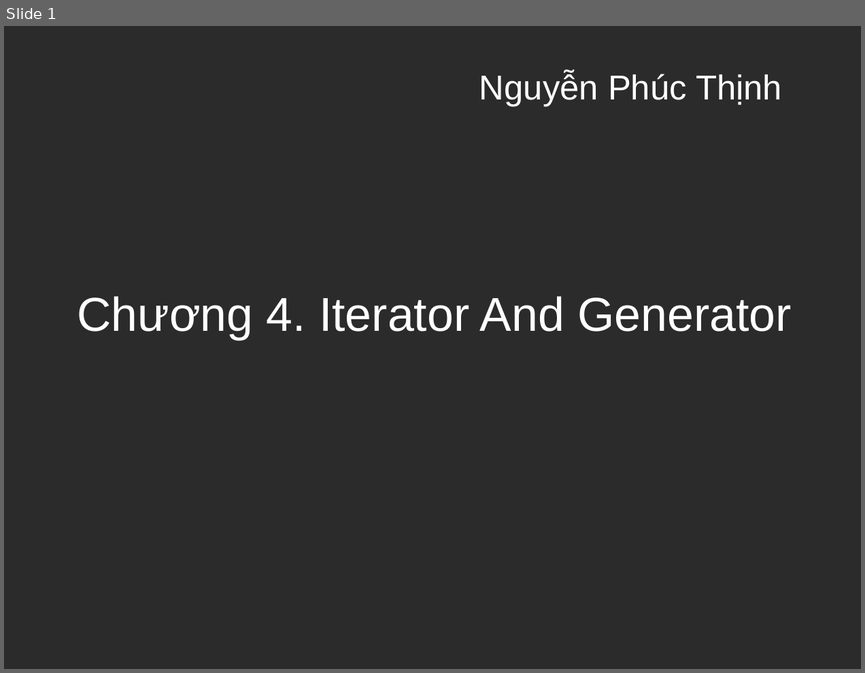
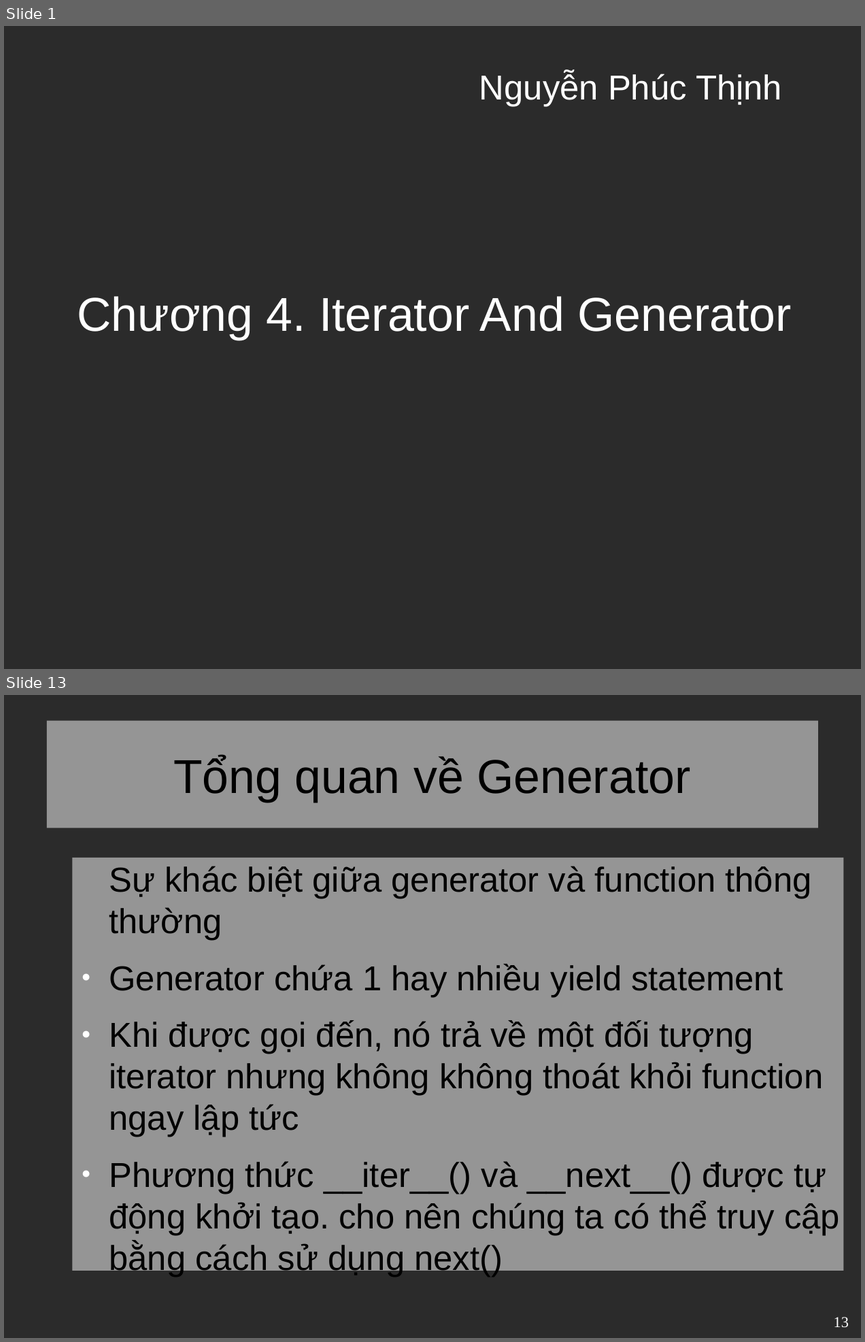
Before and after one commit to VitBomm/presentation, a slide deck: pre.odp. Shown one above the other, each under a label of ours: slide 1 before the commit, slides 1 and 13 after it; the slides between them are not shown. The pictures are 865x673 and 865x1342 pixels, drawn with LibreOffice and Linux fonts; fonts in the diff are those of the drawing; background and template pictures are left out; a plain dark background stands for a picture behind light text. Boxes give left, top, right and bottom in pixels: in the first picture for what was removed or moved away, otherwise in the second. Text is boxed around its words. In the diff, an @@ line names an element or a change of style, - is before the commit and + after.

```diff
--- a/pre.odp
+++ b/pre.odp
@@ slide 13 added at <box>4,695,861,1338</box>, background picture (left out) @@
@@ title added at <box>47,721,818,828</box>, fill #FFFFFF at 50% opacity, 44 pt, text #000000 @@
+Tổng quan về Generator
@@ text added at <box>73,858,844,1270</box>, fill #FFFFFF at 50% opacity, 32 pt, text #000000 @@
+Sự khác biệt giữa generator và function thông thường
+● Generator chứa 1 hay nhiều yield statement
+● Khi được gọi đến, nó trả về một đối tượng iterator nhưng không không thoát khỏi function ngay lập tức
+● Phương thức __iter__() và __next__() được tự động khởi tạo. cho nên chúng ta có thể truy cập bằng cách sử dụng next()
@@ page number added at <box>834,1317,849,1327</box>, 14 pt, text #FFFFFF @@
+13
```
Also in this commit, not shown: 2 slides changed, 14 other slides added, 2 slides removed, 1 other file.
